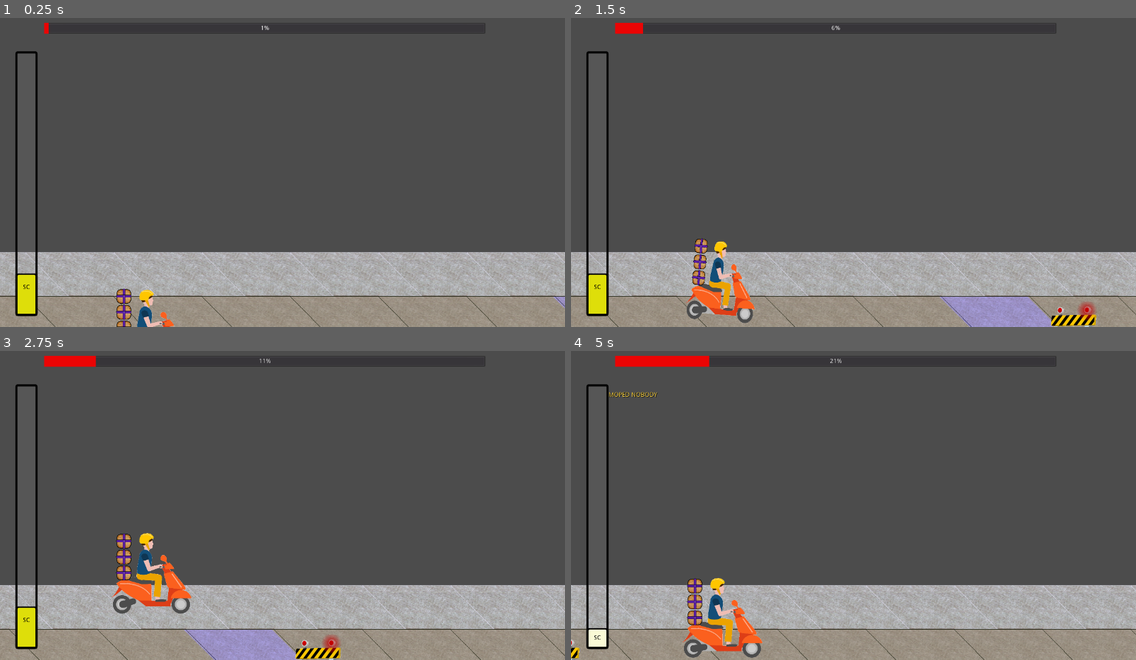
Above: before the commit, frames 1-4 (two rows, left to right).
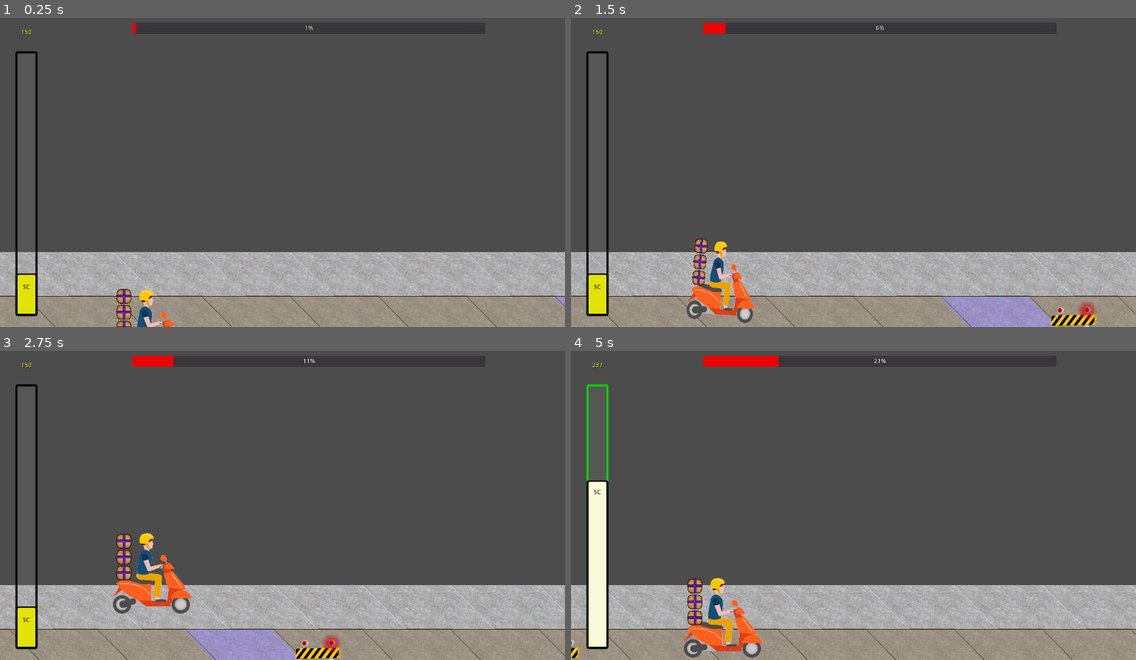
Above: after the commit, the same moments.

Repository: Anatolij-Grigorjev/MopedRebelGO
Game: Godot game, scene res://stages/test/test_stage.tscn
Two runs of this game, one before a commit and one after it. Both use one fixed random seed, a clock stepped at 60 frames per second and the inputs below.
Inputs:
- Up to frame 1 (0.25 s): no input
- Up to frame 2 (1.5 s): hold W (swerve_up) 0.53-1.28 s; hold S (swerve_down) from 1.28 s (still down)
- Up to frame 3 (2.75 s): release S (swerve_down) at 2.03 s; hold W (swerve_up) from 2.03 s (still down)
- Up to frame 4 (5 s): release W (swerve_up) at 3.53 s; hold S (swerve_down) from 3.53 s (still down); tap Space (debug1) at 4.15 s; tap K (debug2) at 4.9 s

The runs differ from the first frame. In frame 1, 0.2% of the frame differs, in the area x 3-56%, y 1-6%; in frame 2, 0.4%; in frame 3, 0.7%; in frame 4, 3.1%, in the area x 2-56%, y 1-97%.
Error in both runs: Invalid get index '-1' (on base: 'Array'). (res://utils/logger.gd:103)

Commit message:
Add points label, fix progress issues

Diff:
--- a/game/gui/HUD.tscn
+++ b/game/gui/HUD.tscn
@@ -12,3 +12,16 @@
 [node name="StreetCredProgressBar" parent="." instance=ExtResource( 2 )]
 
 [node name="StageProgress" parent="." instance=ExtResource( 3 )]
+margin_left = 300.0
+
+[node name="CurrentSCLabel" type="Label" parent="."]
+margin_left = 10.0
+margin_top = 15.0
+margin_right = 110.0
+margin_bottom = 90.0
+custom_colors/font_color = Color( 1, 1, 0.196078, 1 )
+custom_colors/font_color_shadow = Color( 0, 0, 0, 1 )
+text = "78566"
+align = 1
+valign = 1
+uppercase = true
--- a/game/gui/hud_control.gd
+++ b/game/gui/hud_control.gd
@@ -14,10 +14,16 @@
 onready var LOG : Logger = Logger.new(self)
 onready var sc_progress : StreetCredProgressBar = $StreetCredProgressBar
 onready var stage_progress : ProgressBar = $StageProgress
+onready var current_sc_label : Label = $CurrentSCLabel
 
 
 func _ready():
+	_update_sc_label()
 	pass # Replace with function body.
+
+
+func _update_sc_label() -> void:
+	current_sc_label.text = str(State.current_street_scred)
 
 
 func set_stage_size(stage_length: float, current_pos: float) -> void:
@@ -49,9 +55,8 @@
 			)
 	else:
 		sc_progress.grow_progress_local(new_total)
-
 	State.current_street_scred = new_total
-
+	_update_sc_label()
 
 func set_stage_progress(distance_covered: float) -> void:
 	stage_progress.value = distance_covered
--- a/game/gui/street_cred_progress_bar.gd
+++ b/game/gui/street_cred_progress_bar.gd
@@ -24,7 +24,9 @@
 
 var _progress_value_nodepath : NodePath = NodePath(":value")
 onready var _bar_custom_fg_handle : StyleBoxFlat = get("custom_styles/fg")
-onready var _original_bar_color: Color = _bar_custom_fg_handle.bg_color
+onready var _bar_custom_bg_handle : StyleBoxFlat = get("custom_styles/bg")
+onready var _initial_bar_color: Color = _bar_custom_fg_handle.bg_color
+onready var _initial_bar_bg_border_color : Color = _bar_custom_bg_handle.border_color
 onready var _label_size : Vector2 = sc_label.rect_size
 
 
@@ -113,8 +115,8 @@
 		animator.play("bar_rise_flicker")
 	yield(tween, "tween_all_completed")
 	animator.stop(true)
-	_bar_custom_fg_handle.bg_color = _original_bar_color
-
+	_bar_custom_fg_handle.bg_color = _initial_bar_color
+	_bar_custom_bg_handle.border_color = _initial_bar_bg_border_color
 
 """
 Perform progress bar growth across bar threshold. This involves looping
@@ -129,7 +131,7 @@
 ) -> void:
 	var prev_progress_max := max_value
 	#grow current progress to end
-	grow_progress_local(prev_progress_max)
+	yield(grow_progress_local(prev_progress_max), "completed")
 	#create a happy label thing
 	var level_up_node : Control = LevelUpText.instance()
 	var level_up_node_label_node : Label = level_up_node.get_node("LevelText")
--- a/game/gui/street_cred_progress_bar.tscn
+++ b/game/gui/street_cred_progress_bar.tscn
@@ -3,7 +3,7 @@
 [ext_resource path="res://gui/street_cred_progress_bar.gd" type="Script" id=1]
 
 [sub_resource type="StyleBoxFlat" id=1]
-bg_color = Color( 0.874412, 0.874412, 0.0423601, 1 )
+bg_color = Color( 0.894118, 0.894118, 0.0392157, 1 )
 border_width_left = 5
 border_width_top = 5
 border_width_right = 3
@@ -44,6 +44,18 @@
 "update": 0,
 "values": [ Color( 0.894118, 0.894118, 0.0392157, 1 ), Color( 0.156863, 0.156863, 0.156863, 1 ), Color( 0.894118, 0.894118, 0.0392157, 1 ) ]
 }
+tracks/1/type = "value"
+tracks/1/path = NodePath(".:custom_styles/bg:border_color")
+tracks/1/interp = 1
+tracks/1/loop_wrap = true
+tracks/1/imported = false
+tracks/1/enabled = true
+tracks/1/keys = {
+"times": PoolRealArray( 0, 0.2, 0.4 ),
+"transitions": PoolRealArray( 1, 1, 1 ),
+"update": 0,
+"values": [ Color( 0, 0, 0, 1 ), Color( 1, 0, 0, 1 ), Color( 0, 0, 0, 1 ) ]
+}
 
 [sub_resource type="Animation" id=3]
 resource_name = "bar_rise_flicker"
@@ -61,6 +73,18 @@
 "transitions": PoolRealArray( 1, 1, 1 ),
 "update": 0,
 "values": [ Color( 0.894118, 0.894118, 0.0392157, 1 ), Color( 1, 1, 1, 1 ), Color( 0.894118, 0.894118, 0.0392157, 1 ) ]
+}
+tracks/1/type = "value"
+tracks/1/path = NodePath(".:custom_styles/bg:border_color")
+tracks/1/interp = 1
+tracks/1/loop_wrap = true
+tracks/1/imported = false
+tracks/1/enabled = true
+tracks/1/keys = {
+"times": PoolRealArray( 0, 0.2, 0.4 ),
+"transitions": PoolRealArray( 1, 1, 1 ),
+"update": 0,
+"values": [ Color( 0, 0, 0, 1 ), Color( 0, 1, 0, 1 ), Color( 0, 0, 0, 1 ) ]
 }
 
 [node name="StreetCredProgressBar" type="ProgressBar"]
